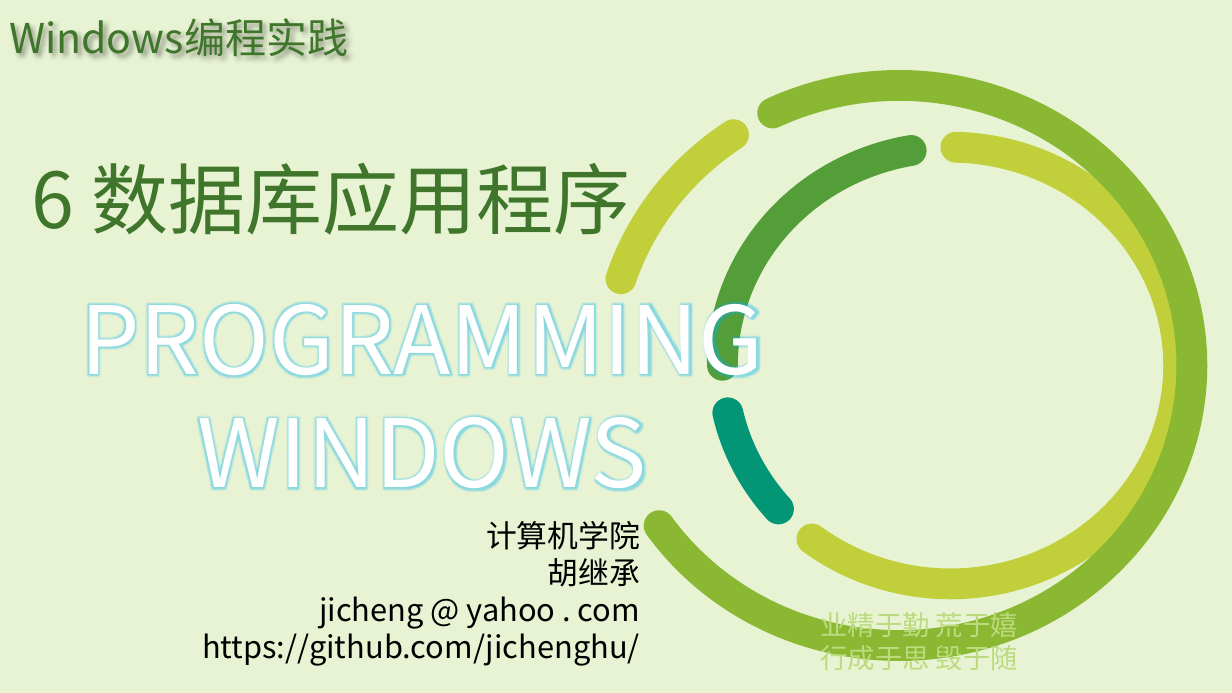
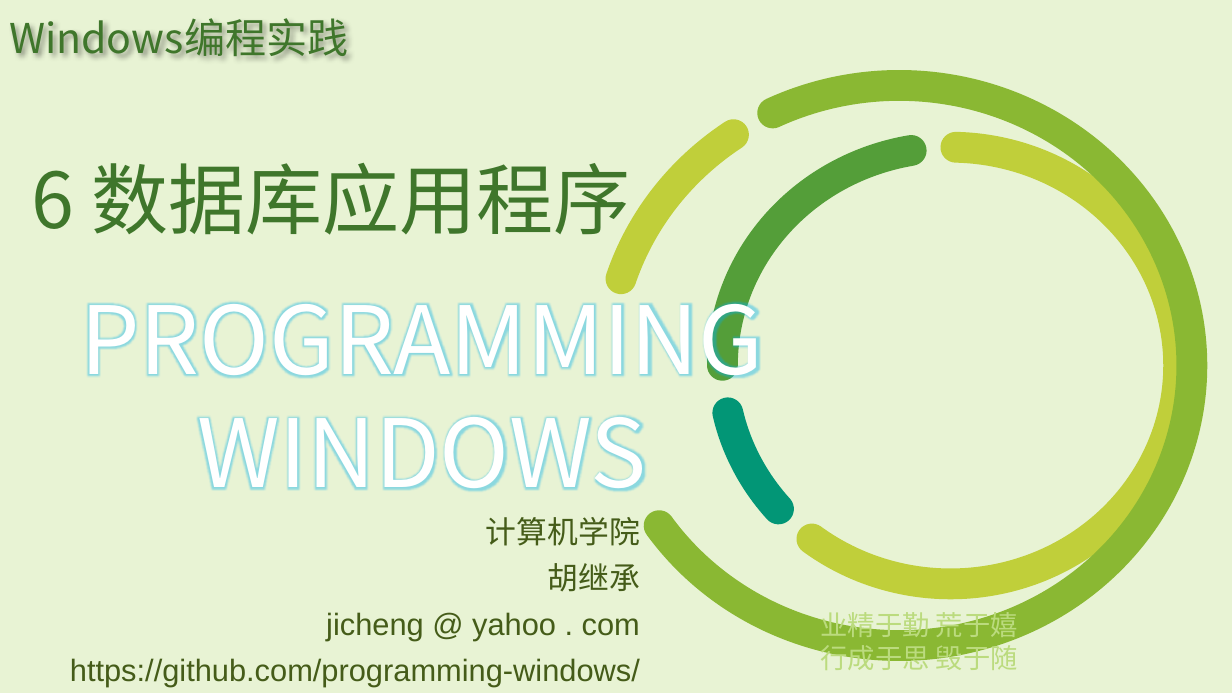
Before and after one commit to programming-windows/ppt, a slide deck: slide 1 of programmingWindows_6.pptx. Drawn at 1232x693 pixels with LibreOffice and Linux fonts; fonts in the diff are those of the drawing; background and template pictures are left out. Boxes give left, top, right and bottom in pixels: in the first picture for what was removed or moved away, otherwise in the second. Text is boxed around its words. In the diff, an @@ line names an element or a change of style, - is before the commit and + after.

```diff
--- a/programmingWindows_6.pptx
+++ b/programmingWindows_6.pptx
@@ text at box(326, 517, 640, 641): text colour #000000 to #455C19 in "计算机学院", "胡继承", "jicheng @ yahoo . com"; font Noto Sans CJK SC to Arial in "jicheng @ yahoo . com" @@
@@ text at box(70, 658, 640, 687): text changed; font Noto Sans CJK SC to Arial; text colour #000000 to #455C19 @@
-https://github.com/jichenghu/
+https://github.com/programming-windows/
```
Also in this commit, not shown: 2 other slides changed, 1 other file.
